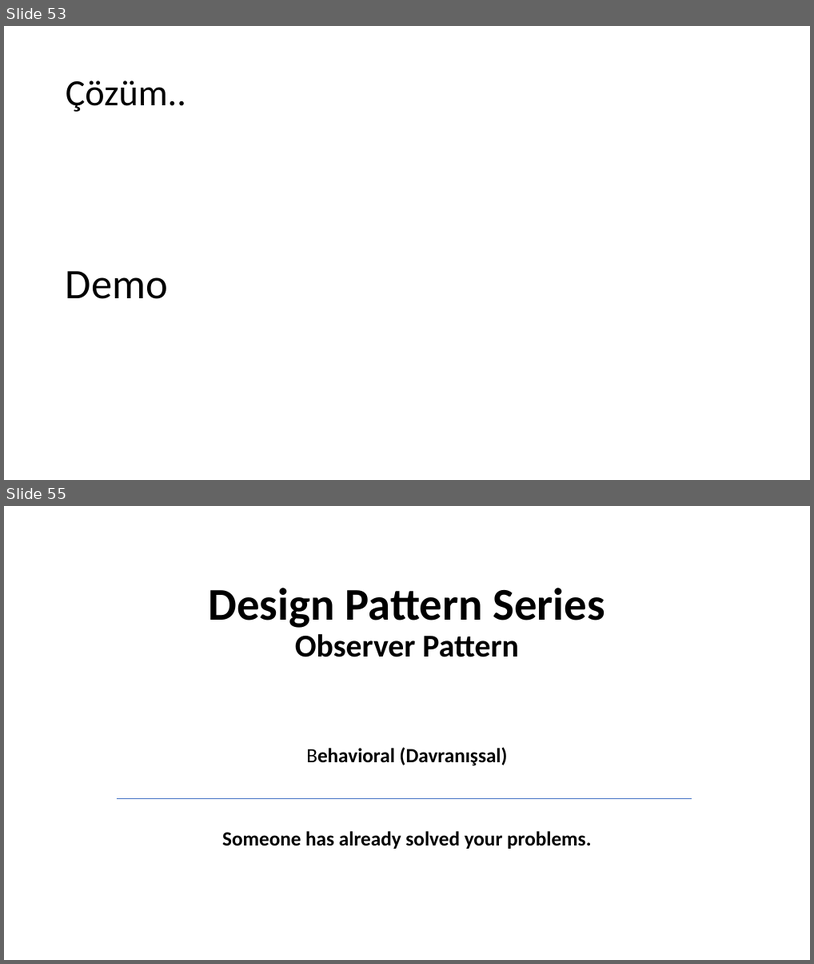
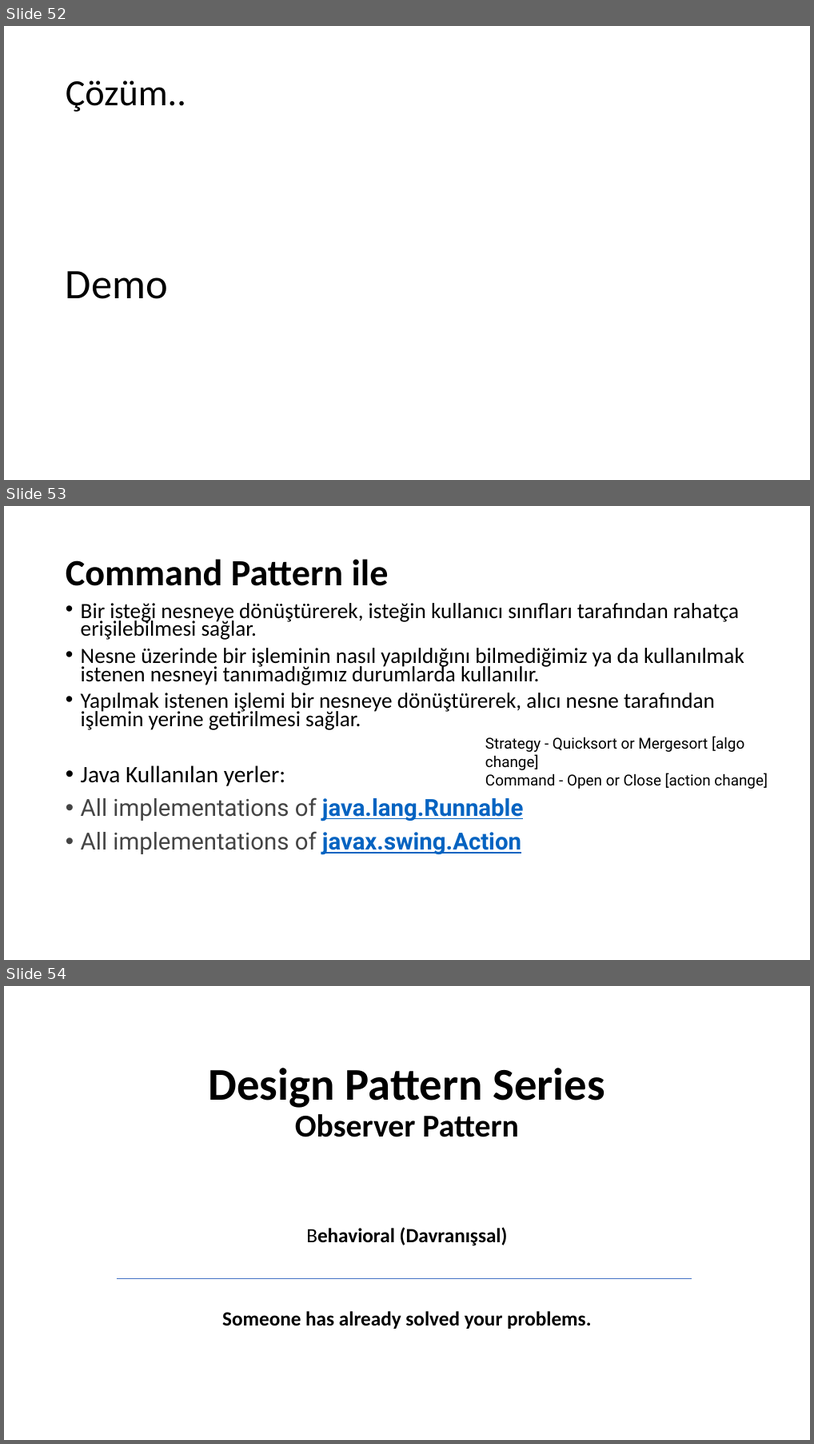
Before and after one commit to umiitkose/DesignPattern-Umiitkose, a slide deck: Tasarımdesenleri.pptx. Shown one above the other, each under a label of ours: slides 53 and 55 before the commit, slides 52, 53 and 54 after it; the slides between them are not shown. The pictures are 814x964 and 814x1444 pixels, drawn with LibreOffice and Linux fonts; fonts in the diff are those of the drawing. Boxes give left, top, right and bottom in pixels: in the first picture for what was removed or moved away, otherwise in the second. Text is boxed around its words. In the diff, an @@ line names an element or a change of style, - is before the commit and + after.

```diff
--- a/Tasarımdesenleri.pptx
+++ b/Tasarımdesenleri.pptx
@@ slide 53 added at (4,506,810,960), background #FFFFFF @@
@@ title added at (66,559,389,586), 44 pt, text #000000, bold @@
+Command Pattern ile
@@ text added at (81,603,745,730), 25.9 pt, text #000000 @@
+• Bir isteği nesneye dönüştürerek, isteğin kullanıcı sınıfları tarafından rahatça erişilebilmesi sağlar.
+• Nesne üzerinde bir işleminin nasıl yapıldığını bilmediğimiz ya da kullanılmak istenen nesneyi tanımadığımız durumlarda kullanılır.
+• Yapılmak istenen işlemi bir nesneye dönüştürerek, alıcı nesne tarafından işlemin yerine getirilmesi sağlar.
@@ text added at (486,736,768,788), 18 pt, text #000000 @@
+Strategy - Quicksort or Mergesort [algo change]
+Command - Open or Close [action change]
@@ text added at (81,765,523,855), 28 pt, text #444444 @@
+• Java Kullanılan yerler:
+• All implementations of java.lang.Runnable
+• All implementations of javax.swing.Action
@@ what was slide 53 is now slide 52 @@
@@ what was slide 55 is now slide 54 @@
```
Also in this commit, not shown: 3 slides changed, 19 other slides added, 3 slides removed.
